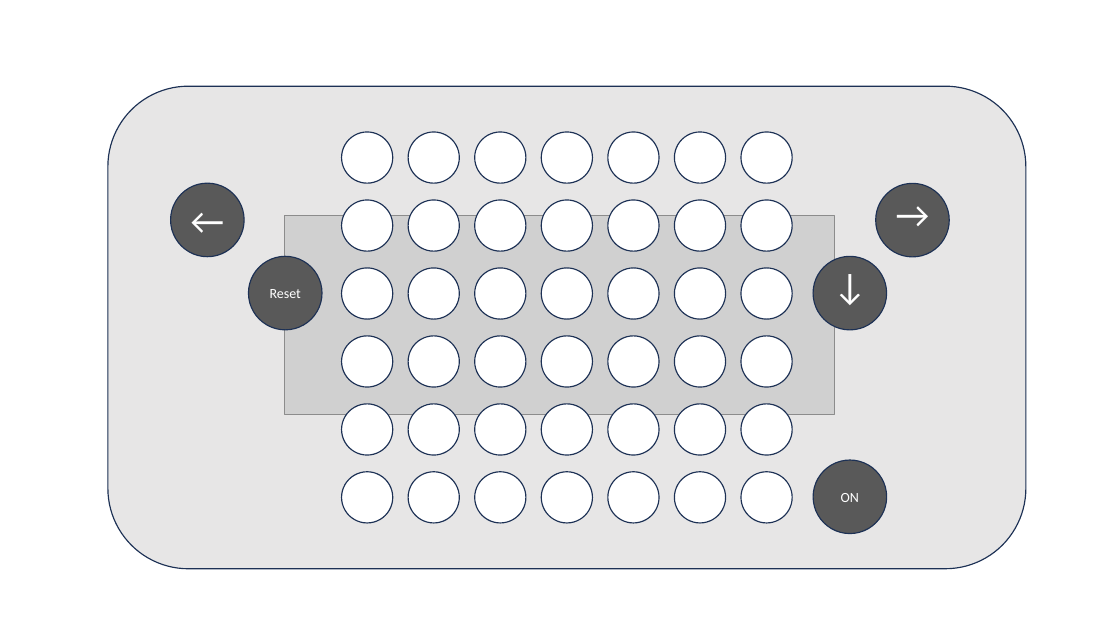
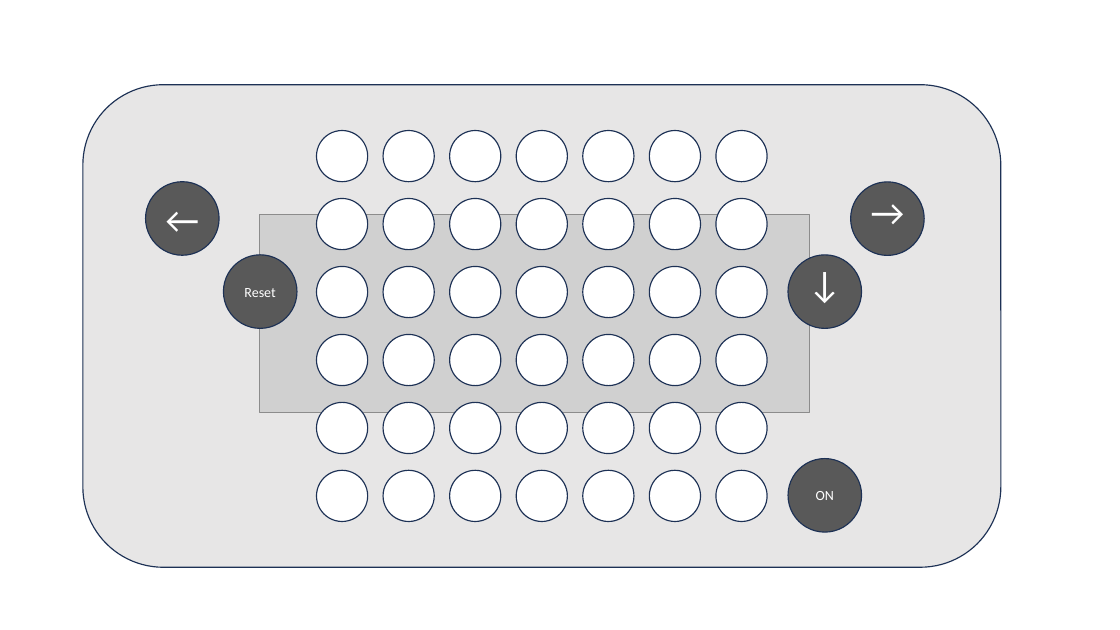
Before and after one commit to wago-enterprise-education/praktikum-vier-gewinnt, a slide deck: slide 13 of doc/Prototyp Vier Gewinnt.pptx. Drawn at 1120x630 pixels with LibreOffice and Linux fonts; fonts in the diff are those of the drawing; grey boxes stand for pictures. Boxes give left, top, right and bottom in pixels: in the first picture for what was removed or moved away, otherwise in the second. Text is boxed around its words. In the diff, an @@ line names an element or a change of style, - is before the commit and + after.

```diff
--- a/doc/Prototyp Vier Gewinnt.pptx
+++ b/doc/Prototyp Vier Gewinnt.pptx
@@ 47 ellipses, 1 picture, 1 rounded rectangle: place and size @@
-47 ellipses, 1 picture, 1 rounded rectangle at (108, 87, 1026, 569)
+47 ellipses, 1 picture, 1 rounded rectangle at (83, 85, 1002, 567)
```
Also in this commit, not shown: 1 other file.
